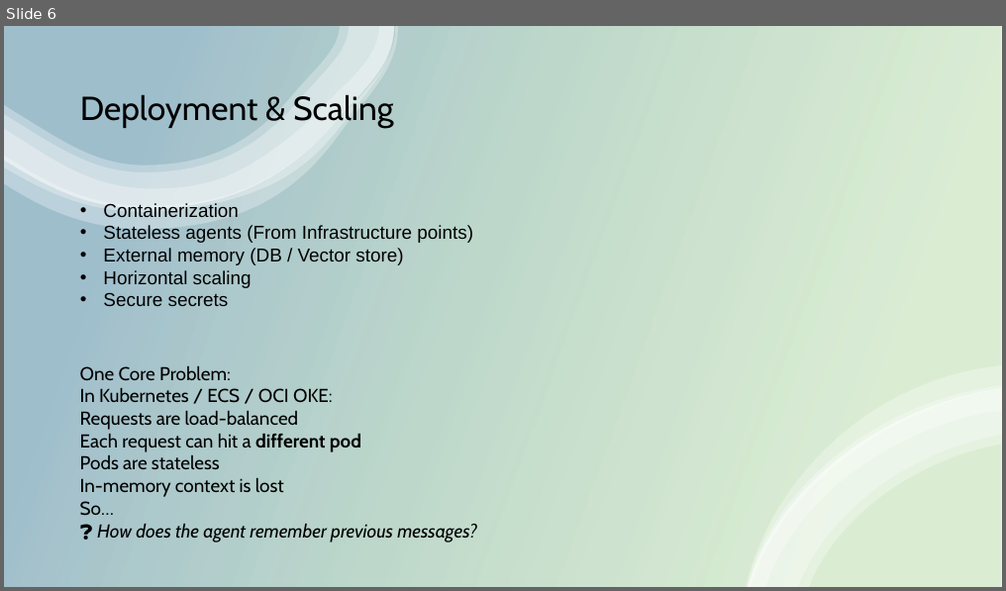
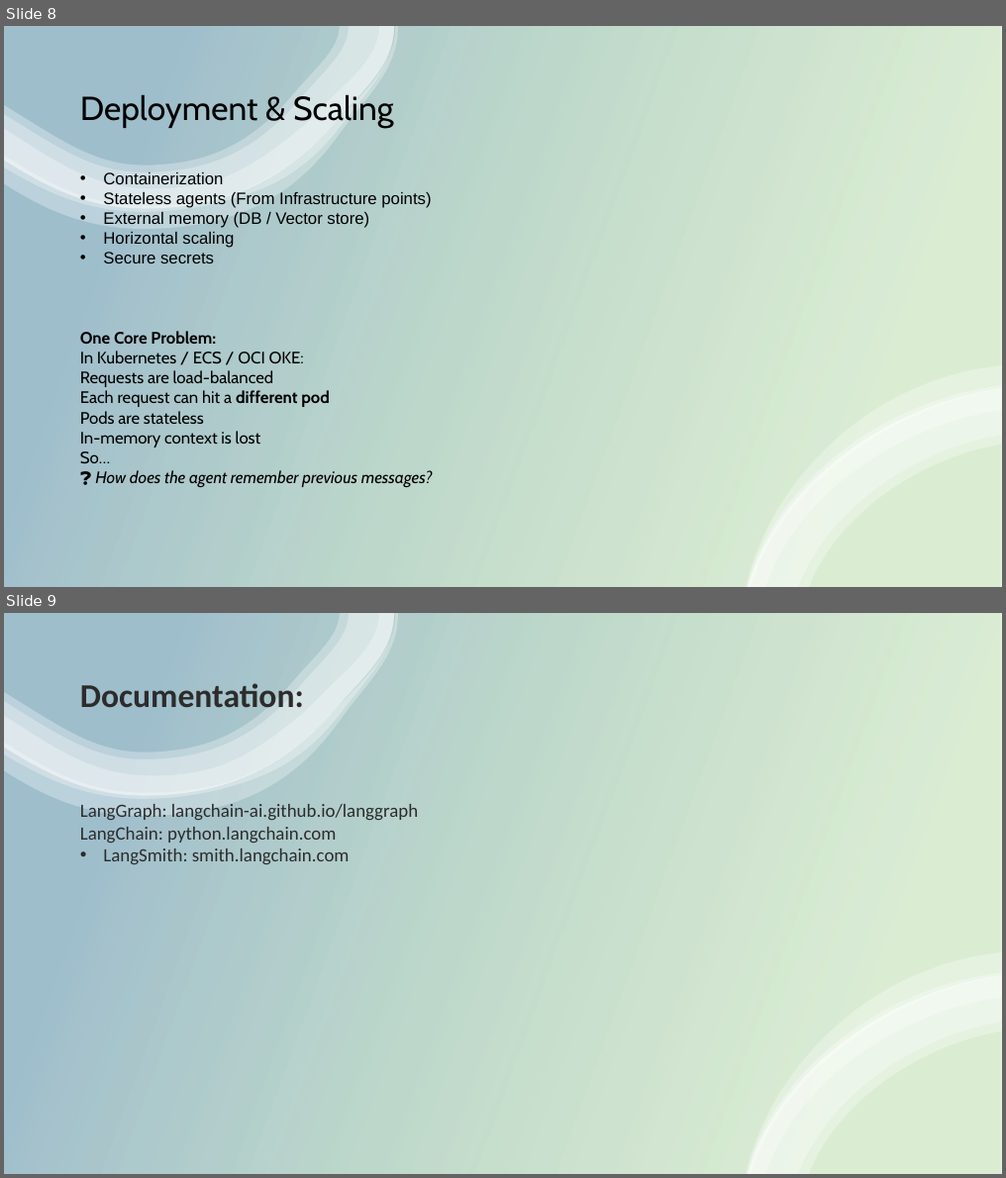
Before and after one commit to aklankdiwakar/BootcampLangGraph, a slide deck: PresentationBootCamp.pptx. Shown one above the other, each under a label of ours: slide 6 before the commit, slides 8 and 9 after it. The pictures are 1006x591 and 1006x1178 pixels, drawn with LibreOffice and Linux fonts; fonts in the diff are those of the drawing. Boxes give left, top, right and bottom in pixels: in the first picture for what was removed or moved away, otherwise in the second. Text is boxed around its words. In the diff, an @@ line names an element or a change of style, - is before the commit and + after.

```diff
--- a/PresentationBootCamp.pptx
+++ b/PresentationBootCamp.pptx
@@ slide 9 added at [4, 613, 1002, 1174], background #FFFFFF @@
@@ rectangle added at [4, 613, 1002, 1174], fill gradient #4EA72E to #156082 @@
@@ group added at [4, 613, 399, 816]: 4 freeform shapes @@
@@ title added at [80, 681, 304, 716], 32 pt, text #2C2C2C, bold @@
+Documentation:
@@ text added at [80, 804, 418, 864], 18 pt, text #2C2C2C @@
+• LangGraph: langchain-ai.github.io/langgraph
+  LangChain: python.langchain.com
+  LangSmith: smith.langchain.com
@@ group added at [746, 953, 1002, 1174]: 4 freeform shapes @@
@@ what was slide 6 is now slide 8 @@
@@ slide 8 changed as well @@
@@ text "Containerization": place and size @@
-text "Containerization" at [103, 202, 473, 306]
+text "Containerization" at [80, 172, 433, 487]
@@ text at [103, 172, 431, 264]: size 18 to 16 pt in "Containerization", "Stateless agents (From Infrastructure points)", "External memory (DB / Vector store)", "Horizontal scaling" and 1 more places @@
@@ text at [80, 331, 433, 487]: paragraphs added @@
+One Core Problem:
+In Kubernetes / ECS / OCI OKE:
+Requests are load-balanced
+Each request can hit a different pod
+Pods are stateless
+In-memory context is lost
+So…
+❓ How does the agent remember previous messages?
@@ text removed at [80, 367, 477, 543] @@
-One Core Problem:
-In Kubernetes / ECS / OCI OKE:
-Requests are load-balanced
-Each request can hit a different pod
-Pods are stateless
-In-memory context is lost
-So…
-❓ How does the agent remember previous messages?
```
Also in this commit, not shown: 5 other slides changed, 3 other slides added.
